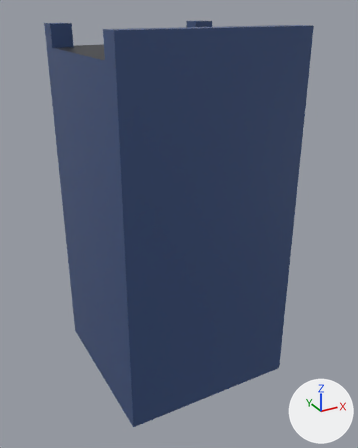
Renders of the Blender file Assets/Blender/wallT.blend from each side of a commit.
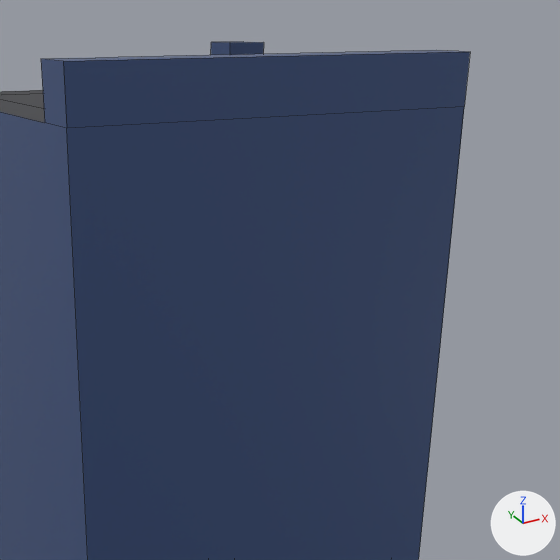
There are two pictures of each version: one whole from a camera (50 mm lens) standing at (-0.76, -2.89, 2.08) and looking at (0.53, -0.56, 0.92), one close up on the part from 23% to 100% of the width and 0% to 61% of the height. Arrows for +X, +Y and +Z are at lower right; the lights stay in place. The close-ups show mesh edges as thin lines.

Script lines for the objects in view, before the commit:
```python
me_cube_004 = bpy.data.meshes.new('Cube.004')
me_cube_004.from_pydata(...)  # 34 vertices, 27 faces; spans x -0.49..0.51, y -0.49..0.51, z -1.0..1.0
# faces by material slot: [23, 4]
me_cube_004.materials.append(mat_wallmaterial)  # blue #3b527f
me_cube_004.materials.append(mat_topmaterial)  # black #262830
# before: 2 (-0.49, -0.49, -1.0), 3 (-0.49, -0.49, 1.0) at pixel (63, 61), 5 (-0.38, -0.38, 0.88), 6 (-0.38, 0.39, 0.88), 8 (0.51, -0.49, 1.0) at pixel (470, 51)
# before: 9 (0.51, -0.49, -1.0), 11 (0.51, -0.38, 1.0) at pixel (436, 50), 13 (0.51, -0.38, 0.88), 14 (0.51, 0.39, 0.88), 16 (0.51, -0.49, 0.88) at pixel (464, 106)
# before: 20 (0.39, 0.39, 0.88), 27 (-0.49, -0.49, 0.88) at pixel (66, 128), 30 (-0.49, -0.38, 1.0) at pixel (40, 58), 33 (-0.38, -0.38, 1.0) at pixel (95, 57)
ob_wallcorner = bpy.data.objects.new('WallCorner', me_cube_004)
ob_wallcorner.location = (0.493, -0.507, 0.996)
```
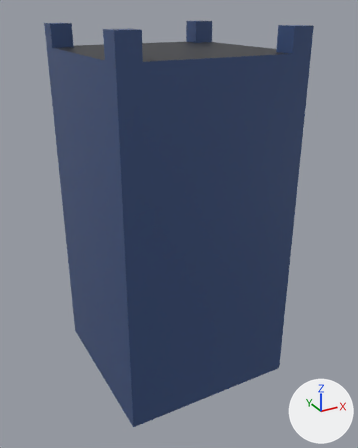
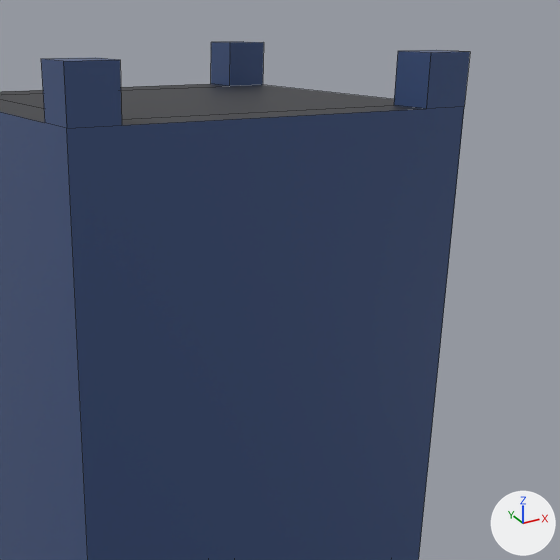
Pixel boxes (x1, y1, x2, y2) of what changed, in the close-ups (560 x 560 px):
part 1 of me_cube_004, built on: (94, 50, 470, 127) in both

The change, as a diff of the scene's bpy script:
```diff
--- a/Assets/Blender/wallT.blend.py
+++ b/Assets/Blender/wallT.blend.py
@@ me_cube_004 @@
 me_cube_004.from_pydata(...)  # 34 vertices, 27 faces; spans x -0.49..0.51, y -0.49..0.51, z -1.0..1.0
 # used by ob_wallcorner; location = (0.493, -0.507, 0.996)
 # verts and faces of me_cube_004; kept vertices keep their numbers, new ones are numbered from 34
+# me_cube_004 part 1
+delete_faces([(2, 9, 16, 27), (5, 13, 14, 20, 6), (3, 8, 11, 33, 30), (3, 27, 16, 8), (5, 33, 11, 13)])
+for new, old in zip([*range(34, 38)], [8, 11, 13, 16]): verts[new] = verts[old] + (-0.12, 0.0, 0.0)
+verts[38] = (-0.38, -0.49, 1.0)  # pixel (120, 59)
+verts[39] = (-0.38, -0.49, 0.88)  # pixel (121, 125)
+faces += [(2, 9, 16, 37, 39, 27), (3, 27, 39, 38), (3, 38, 33, 30), (8, 34, 37, 16), (8, 11, 35, 34), (34, 35, 36, 37)]  # mat_wallmaterial (blue #3b527f)
+faces += [(5, 33, 38, 39), (11, 13, 36, 35)]  # mat_wallmaterial (blue #3b527f)
+faces += [(5, 36, 13, 14, 20, 6), (5, 39, 37, 36)]  # mat_topmaterial (black #262830)
 me_cube_004.materials.append(mat_wallmaterial)
```
